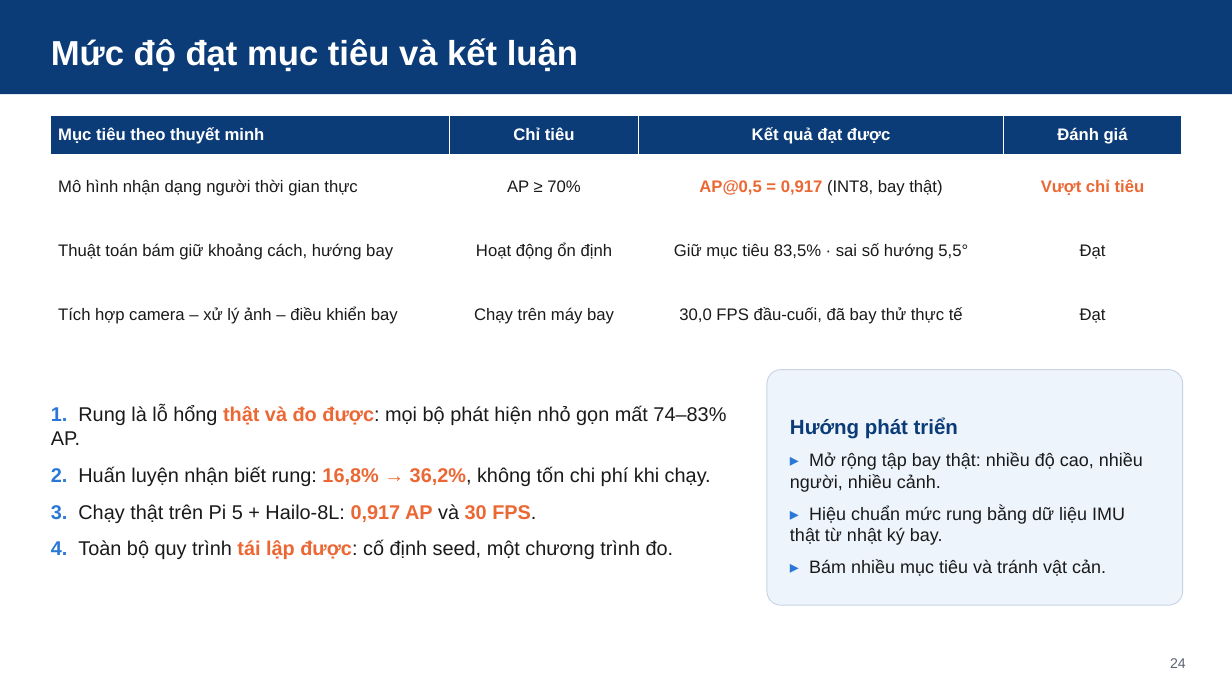
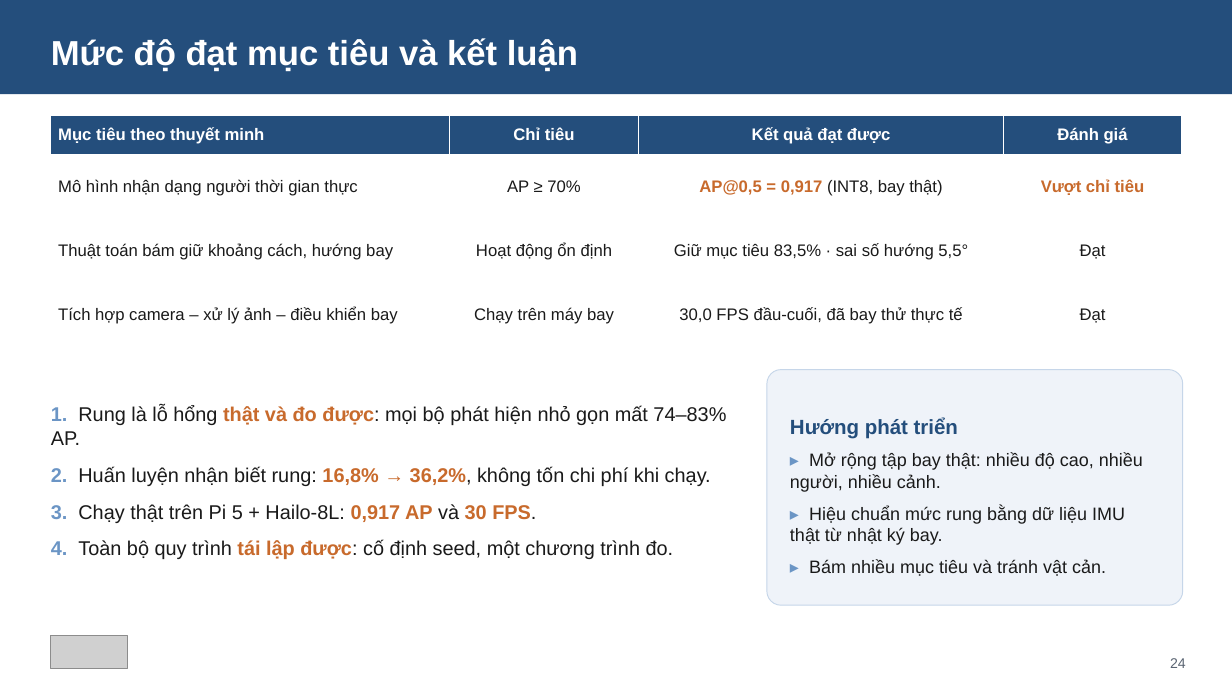
Before and after one commit to NhanHuynh2006/Drone_Following, a slide deck: slide 24 of nckh_SV2026-474/slides/SteadyDet-N_nghiem_thu_nhe.pptx. Drawn at 1232x693 pixels with LibreOffice and Linux fonts; fonts in the diff are those of the drawing; grey boxes stand for pictures. Boxes give left, top, right and bottom in pixels: in the first picture for what was removed or moved away, otherwise in the second. Text is boxed around its words. In the diff, an @@ line names an element or a change of style, - is before the commit and + after.

```diff
--- a/nckh_SV2026-474/slides/SteadyDet-N_nghiem_thu_nhe.pptx
+++ b/nckh_SV2026-474/slides/SteadyDet-N_nghiem_thu_nhe.pptx
@@ rectangle "Mức độ đạt mục tiêu ..." at <box>0,0,1232,94</box>: fill #0B3C78 to #244E7C @@
@@ table at <box>51,116,1182,347</box> @@
@@ fill #0B3C78 to #244E7C in row 1 @@
@@ text colour #EB6834 to #C86A2C in "AP@0,5 = 0,917", "Vượt chỉ tiêu" @@
@@ text "1. Rung là lỗ hổng ..." at <box>51,406,726,559</box>: text colour #2A78D6 to #6B95C5 in "1.", "2.", "3.", "4."; text colour #EB6834 to #C86A2C in "thật và đo được:", "16,8% → 36,2%,", "0,917 AP 30 FPS.", "tái lập được:" @@
@@ rounded rectangle at <box>767,370,1183,605</box>: fill #EEF4FC to #EFF3F9; outline #C8D4E4 0.75 pt to #C6D6E9 0.75 pt @@
@@ text "Hướng phát triển" at <box>790,418,1143,576</box>: text colour #0B3C78 to #244E7C in "Hướng phát triển"; text colour #2A78D6 to #6B95C5 in "▸", "▸", "▸" @@
@@ picture added at <box>51,636,128,669</box> @@
```
Also in this commit, not shown: 24 other slides changed, 23 other files.
